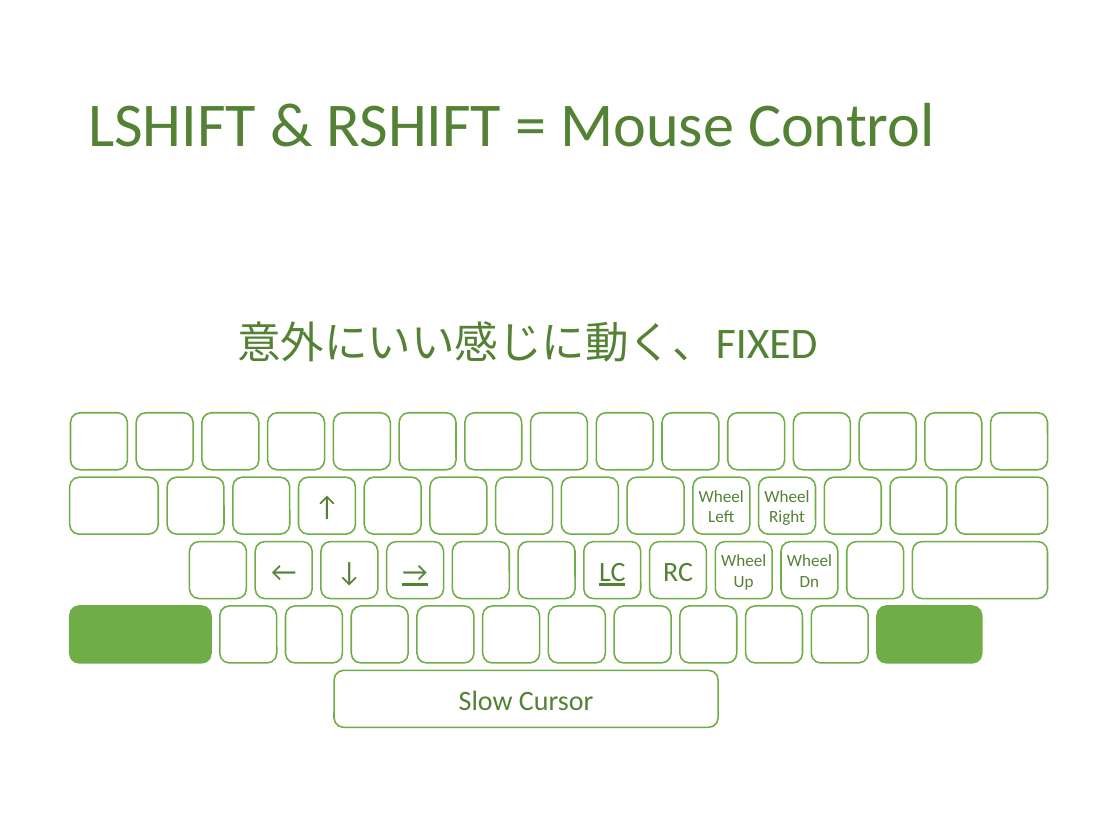
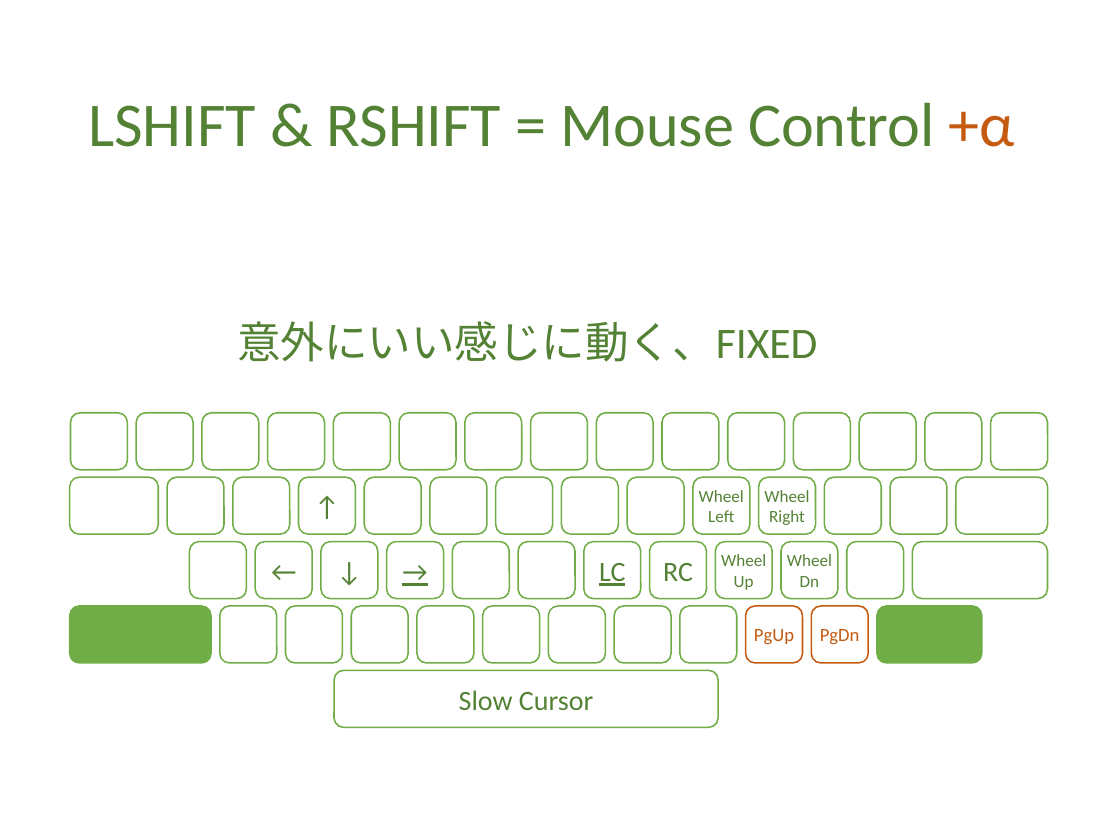
Before and after one commit to ittooo66/myAHK, a slide deck: slide 10 of MANUAL.pptx (slide 8 before the commit). Drawn at 1120x840 pixels with LibreOffice and Linux fonts; fonts in the diff are those of the drawing. Boxes give left, top, right and bottom in pixels: in the first picture for what was removed or moved away, otherwise in the second. Text is boxed around its words. In the diff, an @@ line names an element or a change of style, - is before the commit and + after.

```diff
--- a/MANUAL.pptx
+++ b/MANUAL.pptx
@@ title at (88,102,1015,147): text changed @@
-LSHIFT & RSHIFT = Mouse Control
+LSHIFT & RSHIFT = Mouse Control +α
@@ rounded rectangle "PgUp" at (746,606,803,663): outline #70AD47 1 pt to #C55A11 1 pt @@
@@ text in rounded rectangle at (754,629,794,644): text added @@
+PgUp
@@ rounded rectangle "PgDn" at (811,606,868,663): outline #70AD47 1 pt to #C55A11 1 pt @@
@@ text in rounded rectangle at (820,629,860,645): text added @@
+PgDn
```
Also in this commit, not shown: 4 other slides changed, 1 slide added.
